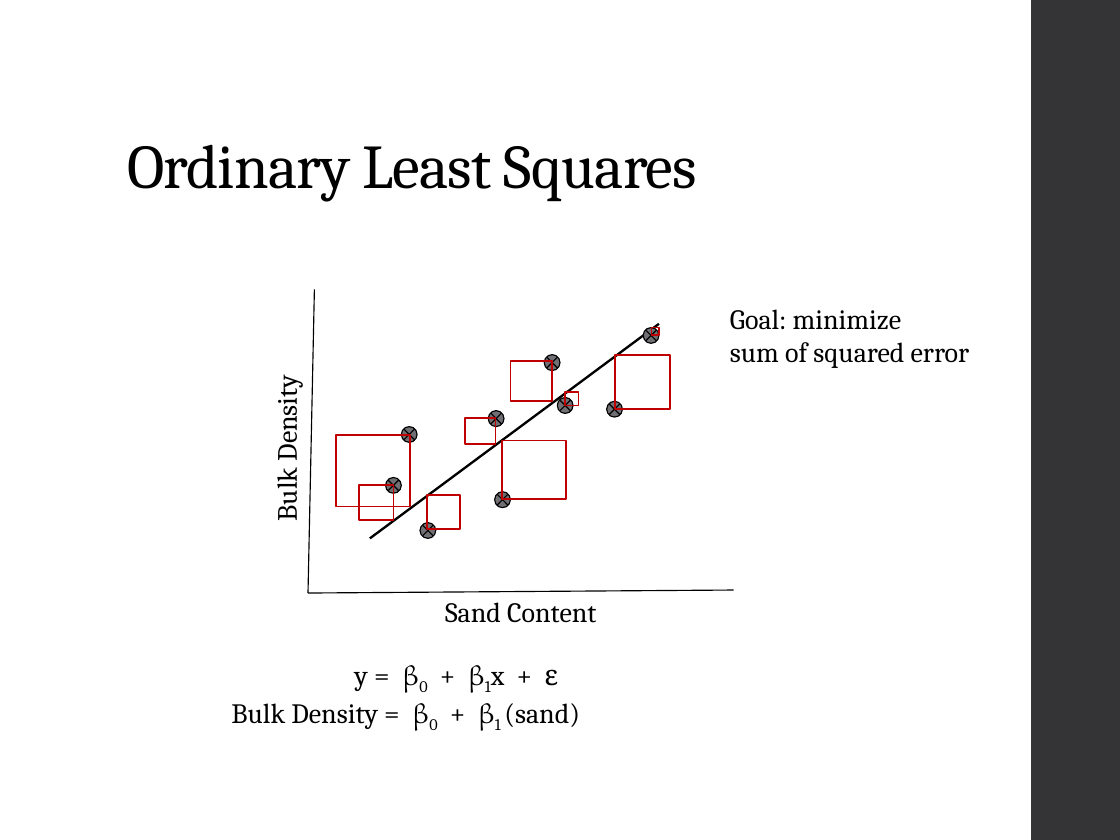
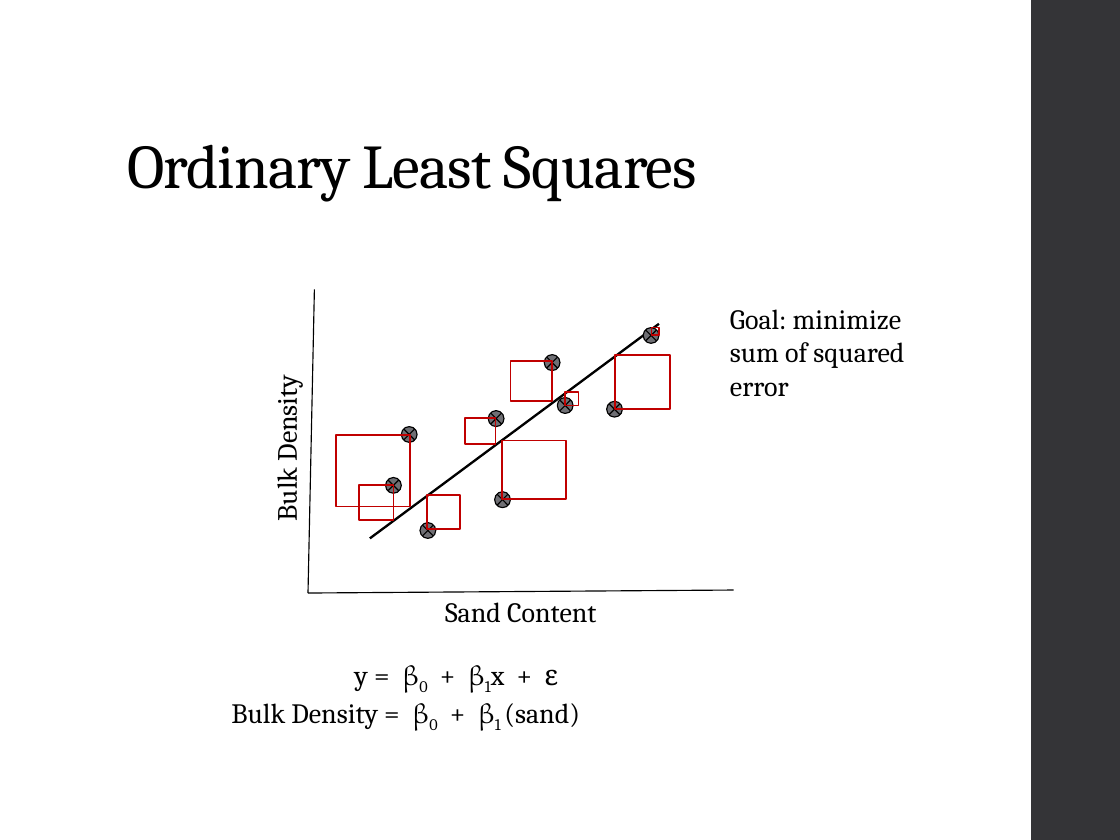
Before and after one commit to ncss-tech/stats_for_soil_survey, a slide deck: slide 5 of presentations/6_linear_regression/Linear_regression.pptx. Drawn at 1120x840 pixels with LibreOffice and Linux fonts; fonts in the diff are those of the drawing. Boxes give left, top, right and bottom in pixels: in the first picture for what was removed or moved away, otherwise in the second. Text is boxed around its words. In the diff, an @@ line names an element or a change of style, - is before the commit and + after.

Commit message:
minor edits to 6_linear_regression ppt

```diff
--- a/presentations/6_linear_regression/Linear_regression.pptx
+++ b/presentations/6_linear_regression/Linear_regression.pptx
@@ text at <box>730,342,904,397</box>: text changed @@
-sum of squared error
+sum of squared
+error
```
